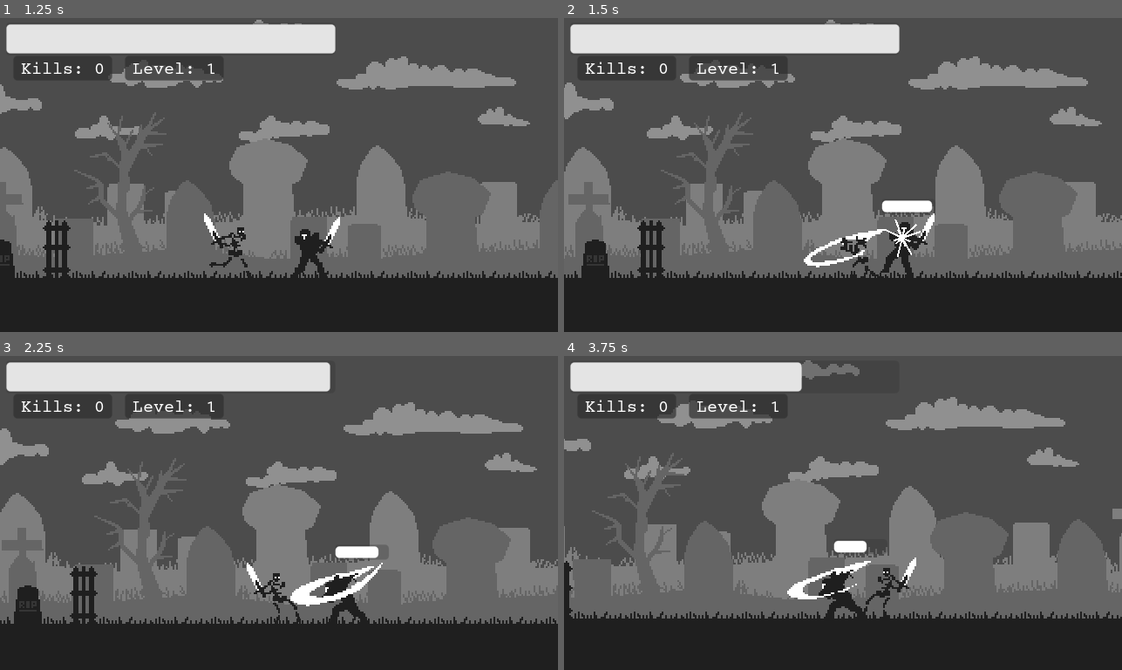
Above: before the commit, frames 1-4 (two rows, left to right).
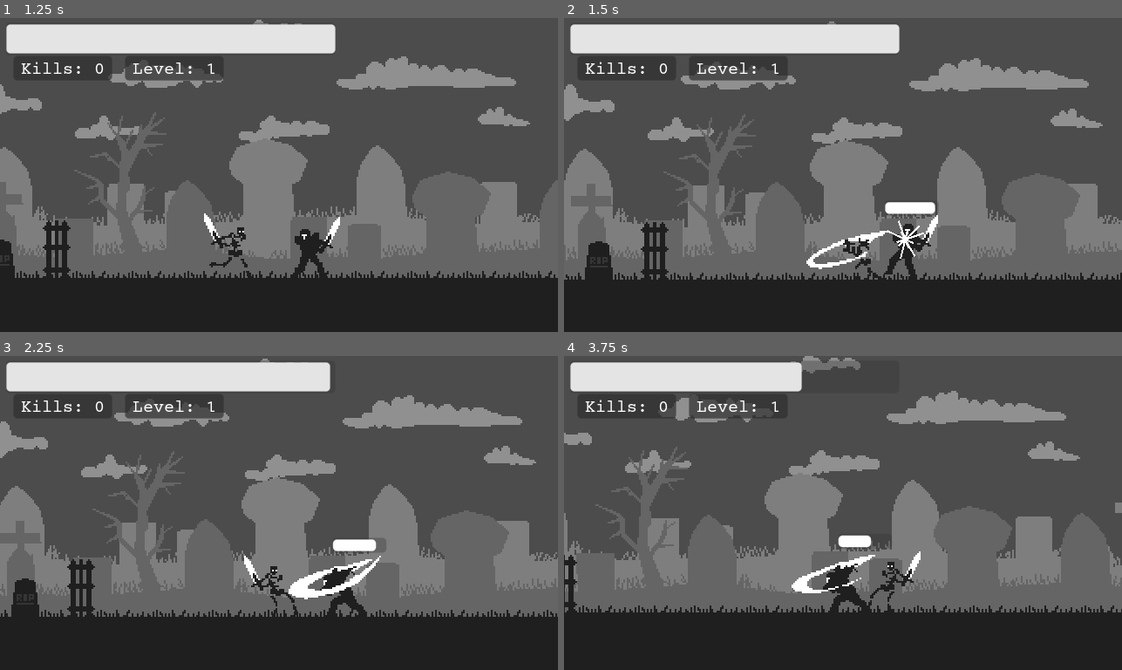
Above: after the commit, the same moments.

Repository: dw3nt/hb-grave-in-godot
Game: Godot game, scene res://Graveyard.tscn
The game is run twice, just before and just after one commit, with the same random seed, the same clock (stepped at 60 frames per second) and the same inputs.
Inputs:
- Up to frame 1 (1.25 s): hold D (move_right) from 0.53 s (still down); tap K (attack) at 0.6 s
- Up to frame 2 (1.5 s): release D (move_right) at 1.28 s; hold A (move_left) from 1.28 s (still down); tap K (attack) at 1.35 s
- Up to frame 3 (2.25 s): release A (move_left) at 2.03 s; hold D (move_right) from 2.03 s (still down); tap Space (roll) at 2.1 s
- Up to frame 4 (3.75 s): tap K (attack) at 2.3, 2.85, 3.6 s; release D (move_right) at 3.53 s; hold A (move_left) from 3.53 s (still down)

Frame 1 is identical in both runs. In frame 2, 7.7% of the frame differs, in the area x 0-100%, y 0-84%; in frame 3, 14%, in the area x 0-100%, y 0-86%; in frame 4, 13%.

Commit message:
added screen shake when attacking enemies

Diff:
--- a/Knight.gd
+++ b/Knight.gd
@@ -103,6 +103,7 @@
 	set_face_direction(attacker)
 
 	shouldSpawnHit = true
+	skeleton.setup_camera_shake(2, 0.25)
 
 	hp -= damage
 	if hp <= 0:
--- a/Skeleton.gd
+++ b/Skeleton.gd
@@ -23,6 +23,7 @@
 var maxExperience = 2
 var experience = 0
 var screenShake = 0
+var screenShakeReduction = 0.85
 var bonePieces = 10
 var boneScene = preload("res://Bone.tscn")
 var processDeath = false
@@ -42,6 +43,7 @@
 		processDeath = false
 
 	if screenShake > 0:
+		print(screenShake)
 		process_camera_shake()
 
 
@@ -89,7 +91,7 @@
 				isFlipped = true
 				scale.x = -1
 
-		screenShake = 5
+		setup_camera_shake(5, 0.15)
 		hp -= damage
 		emit_signal("hp_changed", hp, maxHp)
 		if hp <= 0:
@@ -100,11 +102,14 @@
 func process_camera_shake():
 	if screenShake > 0.15:	# lessening by 15% everytime means I'll never really hit 0
 		$Camera.offset = Vector2(rand_range(-screenShake, screenShake), rand_range(-screenShake, screenShake) - 36)
-		screenShake *= 0.85	# lessent shake by 15% each frame - basically this is the duration
+		screenShake *= screenShakeReduction	# lessen shake by % each frame - basically this is the duration
+		print(screenShake)
 	else:
 		# set back to normal offset
+		print("done")
 		$Camera.offset = Vector2(0, -36)
 		screenShake = 0
+		screenShakeReduction = 0.85
 
 
 func process_death():
@@ -189,6 +194,11 @@
 		$Camera.offset_h = 1
 
 
+func setup_camera_shake(intensity, reduction):
+	screenShake = intensity
+	screenShakeReduction = 1 - reduction
+
+
 func _on_Enemy_Death():
 	kills += 1
 	emit_signal("kills_changed", kills)
